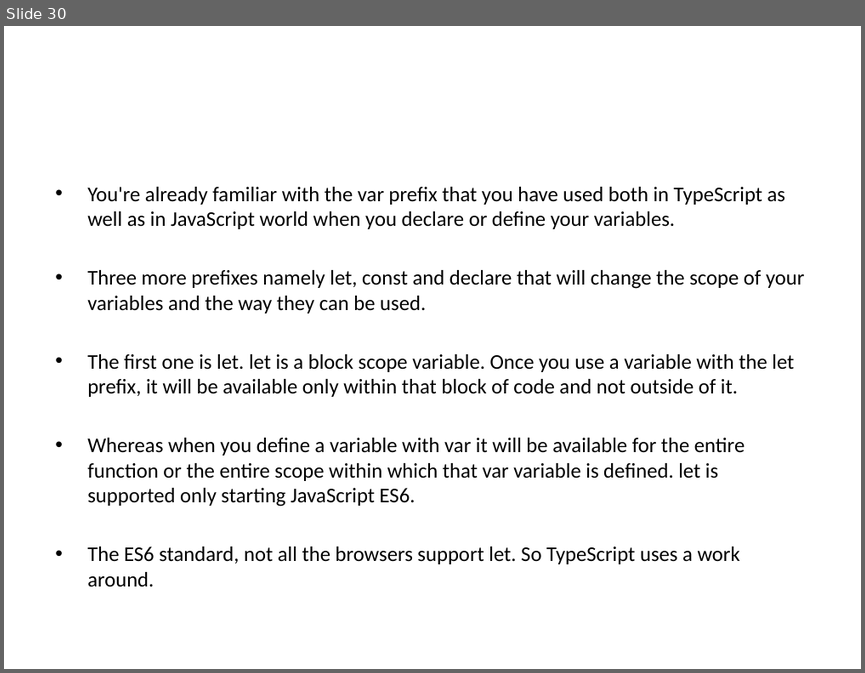
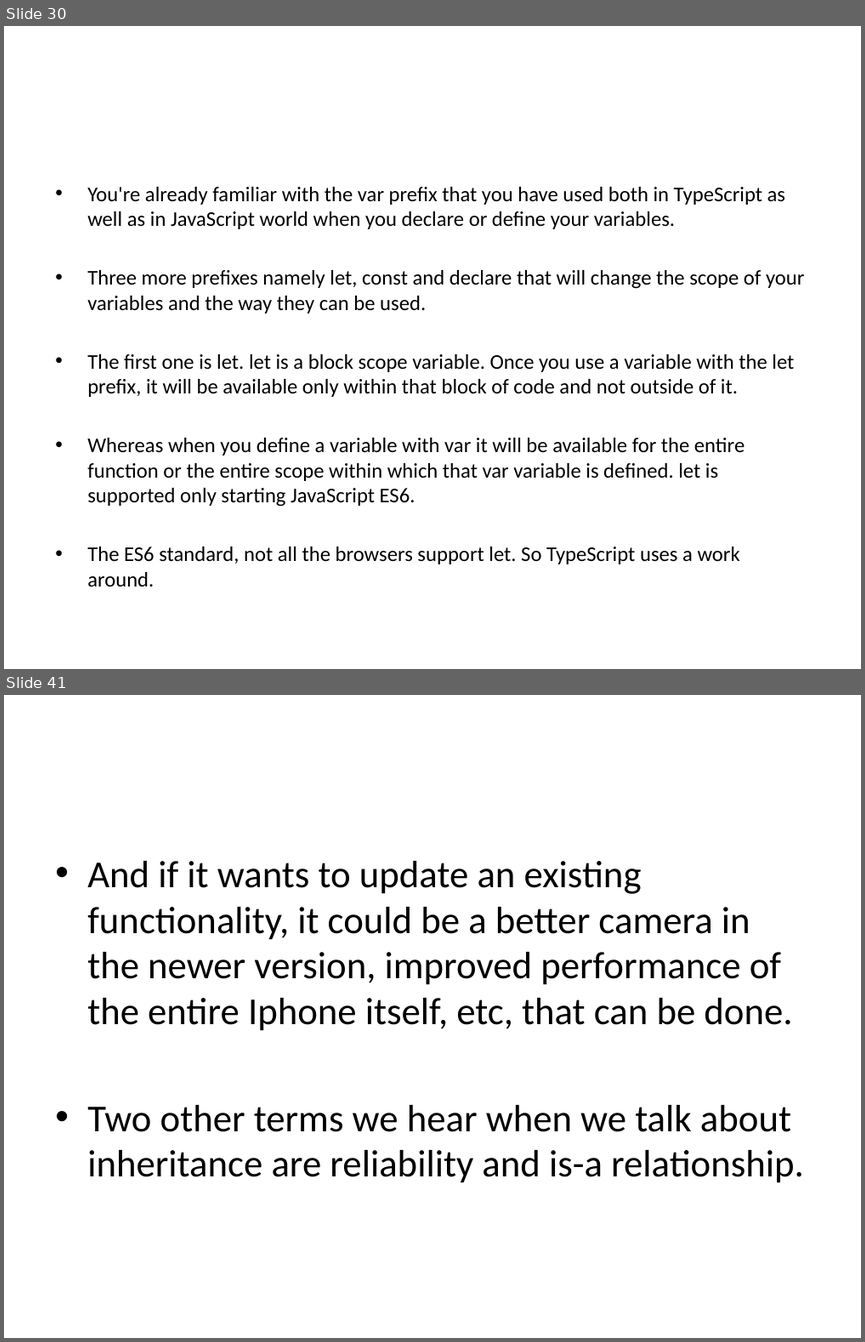
Before and after one commit to rameshcoderepository/typescript, a slide deck: Angular_Presentation.pptx. Shown one above the other, each under a label of ours: slide 30 before the commit, slides 30 and 41 after it; the slides between them are not shown. The pictures are 865x673 and 865x1342 pixels, drawn with LibreOffice and Linux fonts; fonts in the diff are those of the drawing. Boxes give left, top, right and bottom in pixels: in the first picture for what was removed or moved away, otherwise in the second. Text is boxed around its words. In the diff, an @@ line names an element or a change of style, - is before the commit and + after.

```diff
--- a/Angular_Presentation.pptx
+++ b/Angular_Presentation.pptx
@@ slide 41 added at [4, 695, 861, 1338], background #FFFFFF @@
@@ text added at [87, 861, 804, 1183], 32 pt, text #000000 @@
+• And if it wants to update an existing functionality, it could be a better camera in the newer version, improved performance of the entire Iphone itself, etc, that can be done.
+• Two other terms we hear when we talk about inheritance are reliability and is-a relationship.
```
Also in this commit, not shown: 24 other slides added, 24 slides removed, 28 other files.
